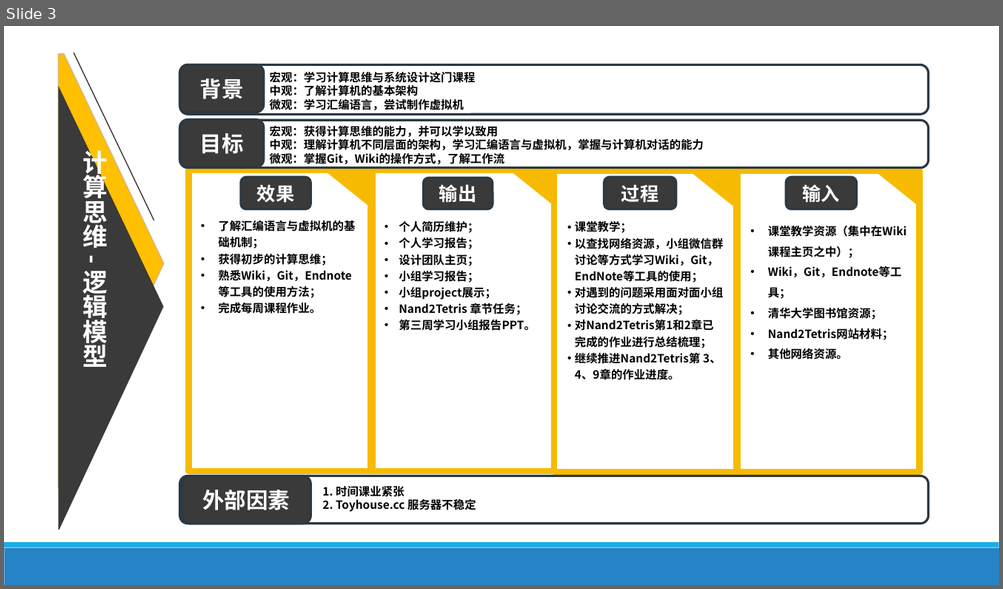
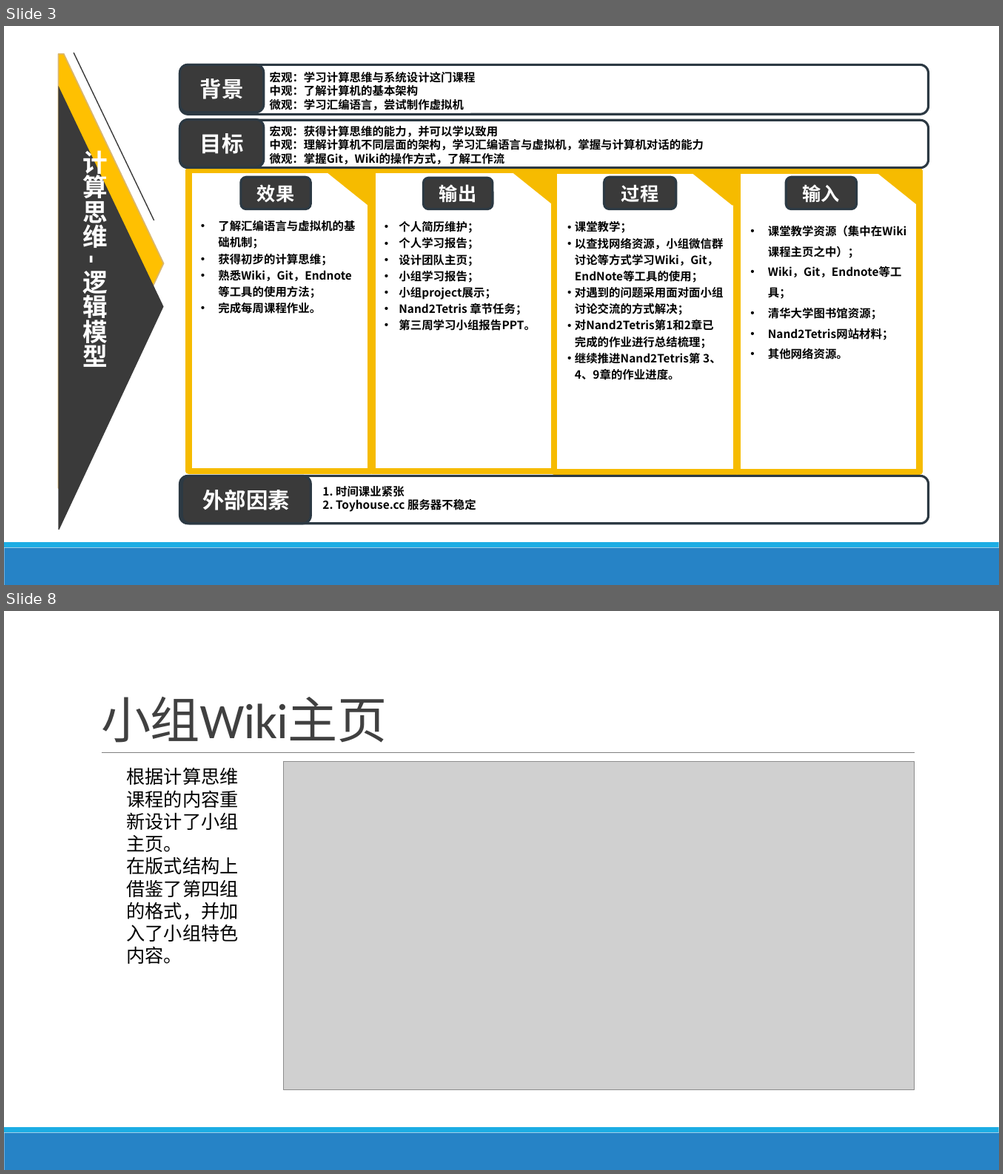
Before and after one commit to jisuansiwei2017/SDCT-2017-Fall, a slide deck: weekly_report/group3/week3.pptx. Shown one above the other, each under a label of ours: slide 3 before the commit, slides 3 and 8 after it; the slides between them are not shown. The pictures are 1003x589 and 1003x1174 pixels, drawn with LibreOffice and Linux fonts; fonts in the diff are those of the drawing; grey boxes stand for pictures. Boxes give left, top, right and bottom in pixels: in the first picture for what was removed or moved away, otherwise in the second. Text is boxed around its words. In the diff, an @@ line names an element or a change of style, - is before the commit and + after.

```diff
--- a/weekly_report/group3/week3.pptx
+++ b/weekly_report/group3/week3.pptx
@@ slide 8 added at <box>4,611,999,1170</box>, background #FFFFFF; not listed: 2 template elements that a slide beside it also shows @@
@@ title added at <box>101,697,387,743</box>, 48 pt, text #404040 @@
+小组Wiki主页
@@ line added from (102, 753) to (915, 753), #808080 0.5 pt @@
@@ picture added at <box>283,762,914,1090</box> @@
@@ text added at <box>126,768,238,964</box>, 18 pt, text #000000 @@
+根据计算思维课程的内容重新设计了小组主页。
+在版式结构上借鉴了第四组的格式，并加入了小组特色内容。
```
Also in this commit, not shown: 4 other slides added.
